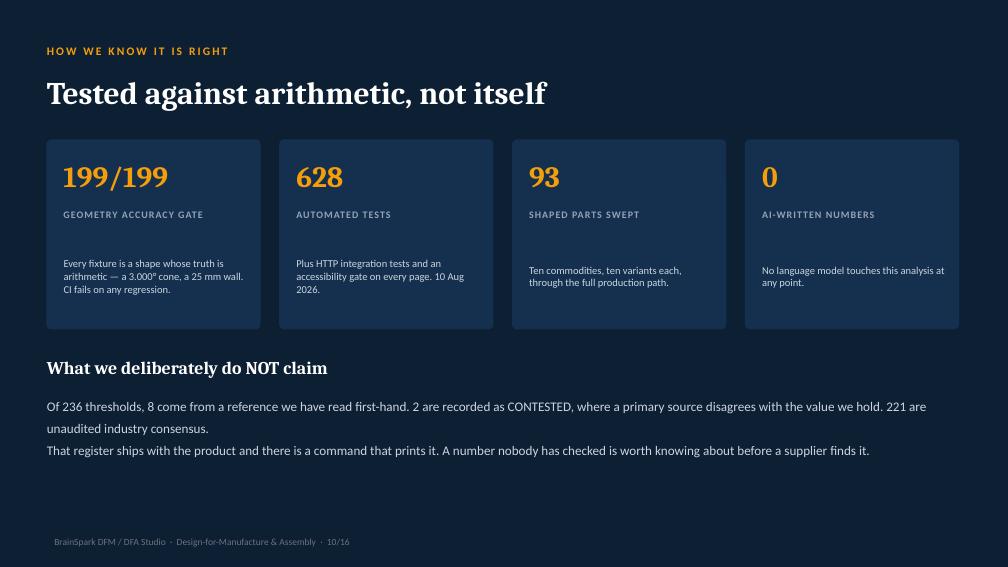
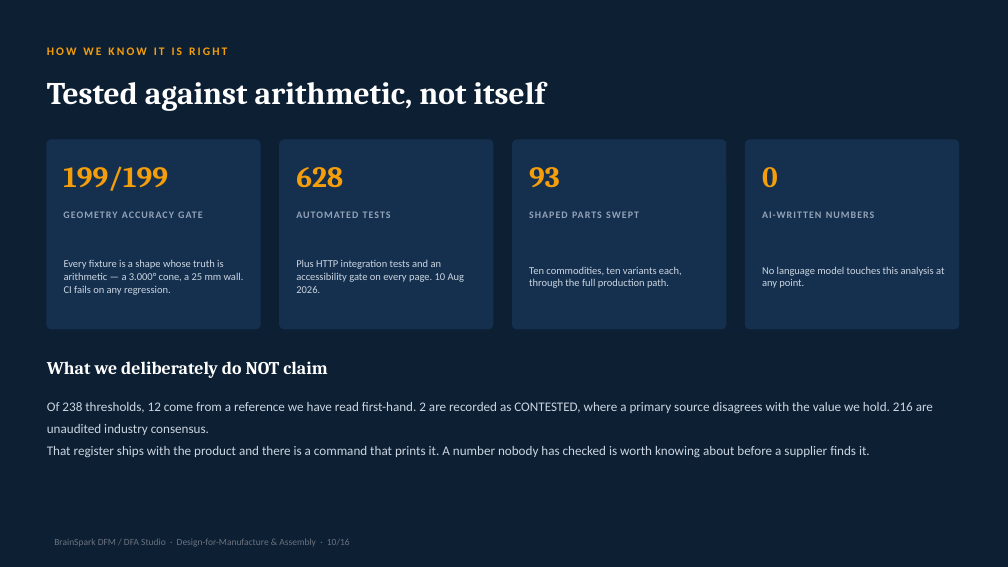
Before and after one commit to bhosaleavinash546/leamington-marathi, a slide deck: slide 11 of BrainSpark_DFM_DFA_Studio_Director.pptx. Drawn at 1008x567 pixels with LibreOffice and Linux fonts; fonts in the diff are those of the drawing. Boxes give left, top, right and bottom in pixels: in the first picture for what was removed or moved away, otherwise in the second. Text is boxed around its words. In the diff, an @@ line names an element or a change of style, - is before the commit and + after.

```diff
--- a/BrainSpark_DFM_DFA_Studio_Director.pptx
+++ b/BrainSpark_DFM_DFA_Studio_Director.pptx
@@ text at [47,402,933,435]: text changed @@
-Of 236 thresholds, 8 come from a reference we have read first-hand. 2 are recorded as CONTESTED, where a primary source disagrees with the value we hold. 221 are unaudited industry consensus.
+Of 238 thresholds, 12 come from a reference we have read first-hand. 2 are recorded as CONTESTED, where a primary source disagrees with the value we hold. 216 are unaudited industry consensus.
```
Also in this commit, not shown: 3 other slides changed, 13 other files.
